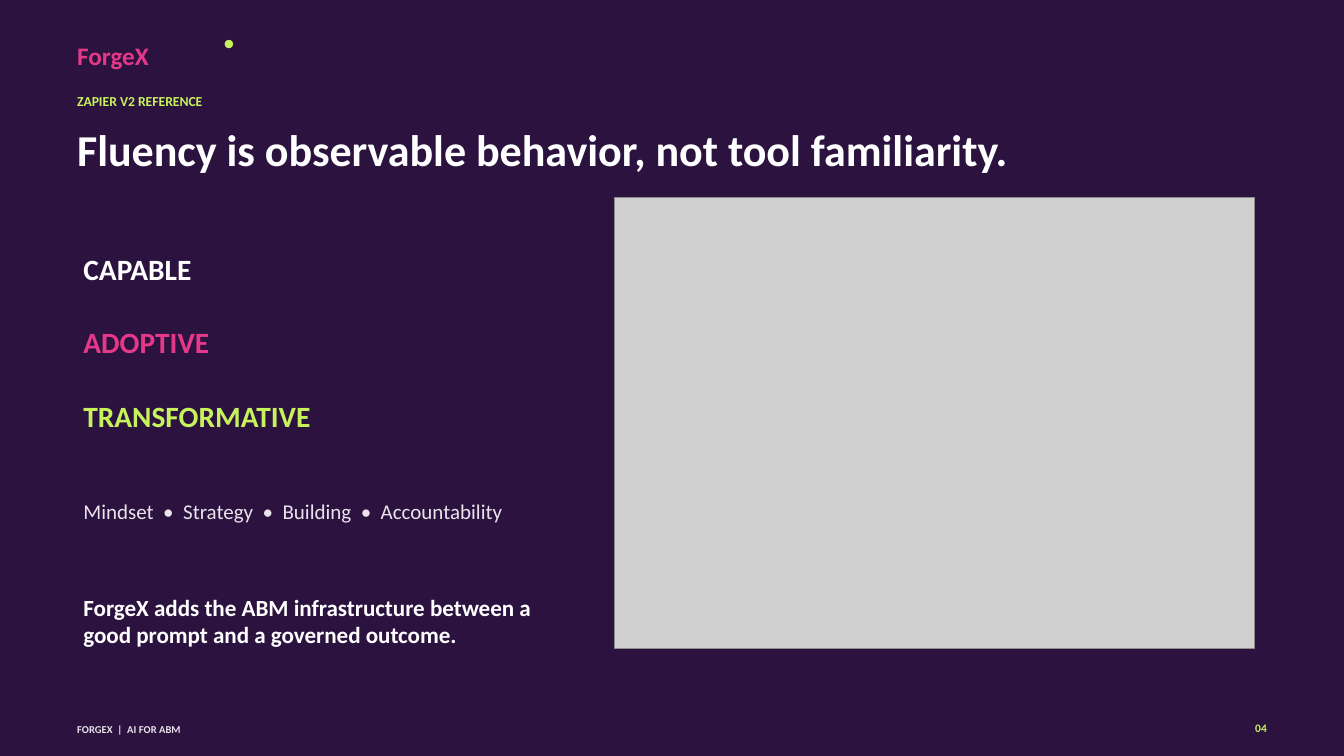
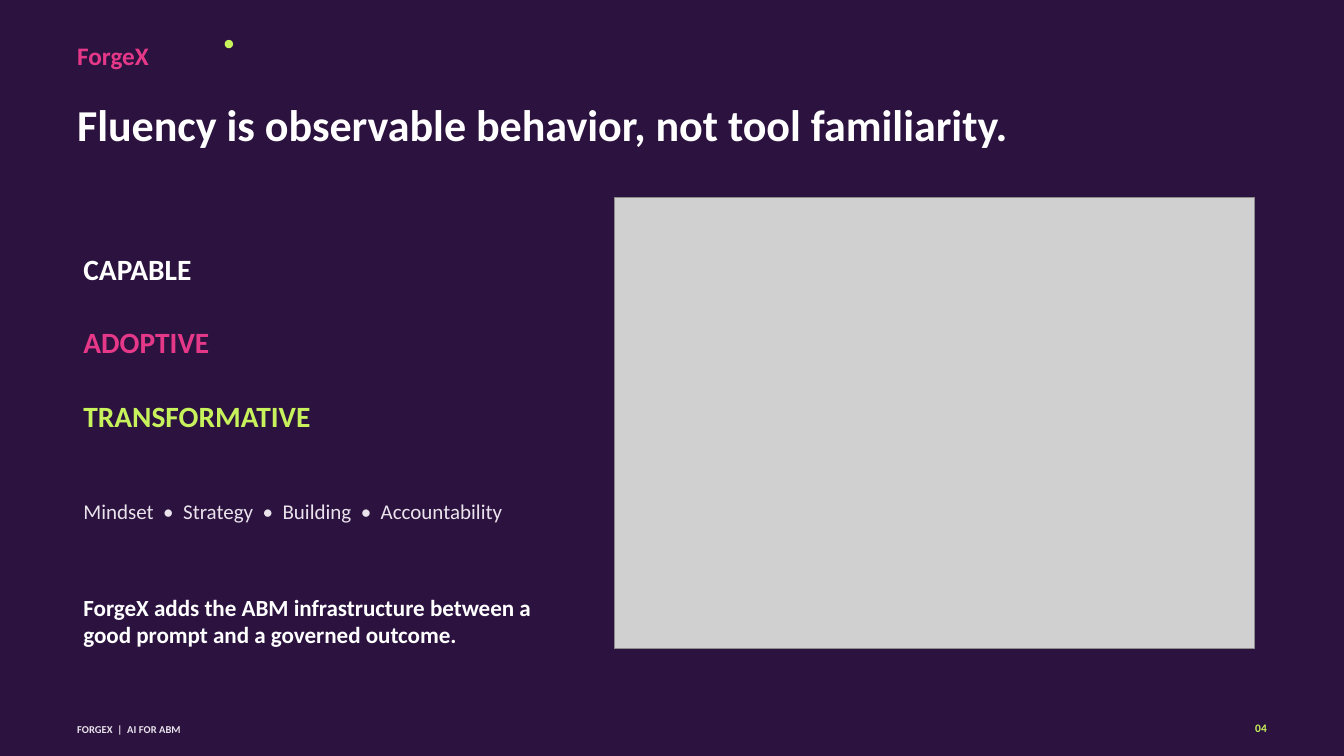
Before and after one commit to 0xTrey/forgex-practical-abm-skills, a slide deck: slide 4 of webinar/2026-09-17-ai-for-abm-foundations/deliverables/forgex-ai-for-abm-webinar-deck.pptx. Drawn at 1344x756 pixels with LibreOffice and Linux fonts; fonts in the diff are those of the drawing; grey boxes stand for pictures. Boxes give left, top, right and bottom in pixels: in the first picture for what was removed or moved away, otherwise in the second. Text is boxed around its words. In the diff, an @@ line names an element or a change of style, - is before the commit and + after.

```diff
--- a/webinar/2026-09-17-ai-for-abm-foundations/deliverables/forgex-ai-for-abm-webinar-deck.pptx
+++ b/webinar/2026-09-17-ai-for-abm-foundations/deliverables/forgex-ai-for-abm-webinar-deck.pptx
@@ text "Fluency is observable behavior, not ...": place and size @@
-text "Fluency is observable behavior, not ..." at bbox=[77, 135, 1008, 173]
+text "Fluency is observable behavior, not ..." at bbox=[77, 110, 1008, 148]
@@ text removed at bbox=[77, 97, 202, 106] @@
-ZAPIER V2 REFERENCE
```
Also in this commit, not shown: 20 other slides changed, 34 other files.
